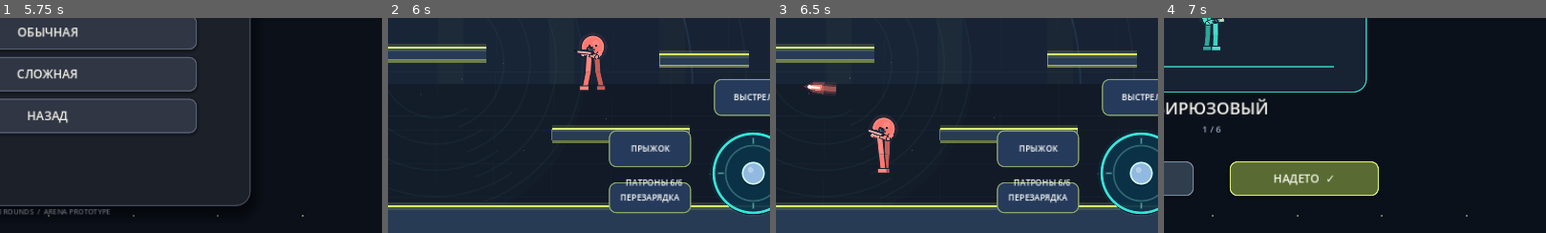
Above: before the commit, frames 1-4 (left to right).
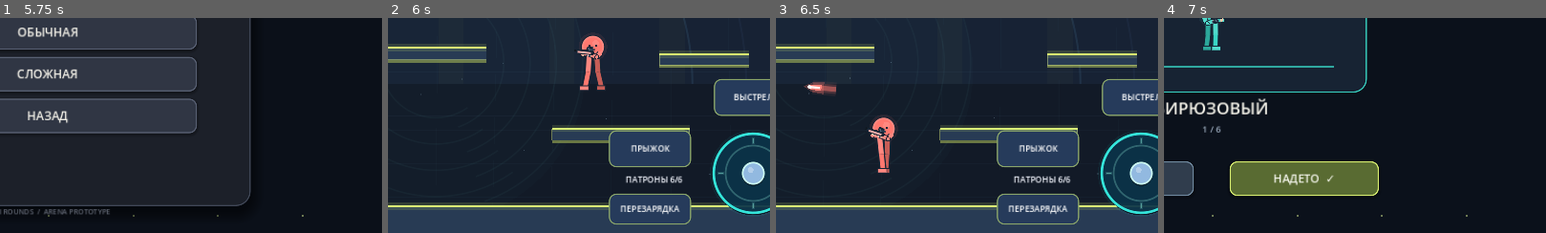
Above: after the commit, the same moments.

Repository: loslam-del/Kiwi-rounds
Game: Godot game, scene res://scenes/main.tscn
Two runs of this game, one before a commit and one after it. Both use one fixed random seed, a clock stepped at 60 frames per second and the inputs below. Sound files missing from this copy of the repository are replaced by a short silence.
Inputs (mouse positions are % of the whole screen's width and height, from its top left):
- Up to frame 1 (5.75 s): click "▶ ИГРАТЬ" at 0.5 s; click "ОНЛАЙН" at 1.25 s; click (28, 54) at 2.02 s; type "12" at 2.1 s; click "СОЗДАТЬ КОМНАТУ" at 2.75 s; click "ОБНОВИТЬ" at 3.5 s; click "НАЗАД" at 4.25 s; click "ПРОТИВ БОТОВ" at 5 s
- Up to frame 2 (6 s): click "ЛЁГКАЯ" at 5.75 s
- Up to frame 3 (6.5 s): no input
- Up to frame 4 (7 s): click "СКИН: Бирюзовый" at 6.5 s
The pictures show only the part of the screen within x 44-94%, y 50-100%; the shares and areas given below are measured in that part.

Frame 1 is identical in both runs. In frame 2, 2.6% of the frame differs, in the area x 57-80%, y 73-96%; in frame 3, 2.6%; in frame 4, nothing differs.

Commit message:
Refine mobile action spacing and ammo HUD

Diff:
--- a/scripts/main.gd
+++ b/scripts/main.gd
@@ -633,16 +633,16 @@
         movement_joystick.position = Vector2(1100,548)
         aim_joystick.position = Vector2(36,548)
         fire_button.position = Vector2(36,462)
-        reload_button.position = Vector2(196,635)
+        reload_button.position = Vector2(196,654)
         jump_button.position = Vector2(930,548)
-        ammo_label.position = Vector2(930,625)
+        ammo_label.position = Vector2(930,620)
     else:
         movement_joystick.position = Vector2(36,548)
         aim_joystick.position = Vector2(1100,548)
         fire_button.position = Vector2(1106,462)
-        reload_button.position = Vector2(930,635)
+        reload_button.position = Vector2(930,654)
         jump_button.position = Vector2(930,548)
-        ammo_label.position = Vector2(930,625)
+        ammo_label.position = Vector2(930,620)
     movement_joystick.size = Vector2(144,144)
     aim_joystick.size = Vector2(144,144)
     fire_button.size = Vector2(132,62)
